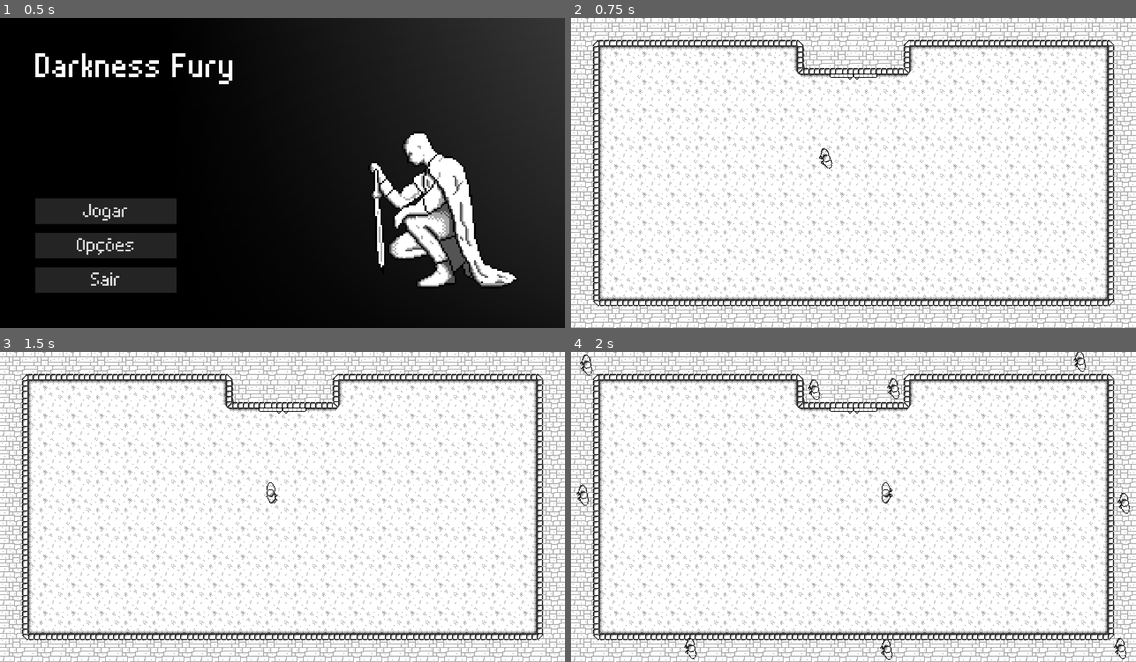
Above: before the commit, frames 1-4 (two rows, left to right).
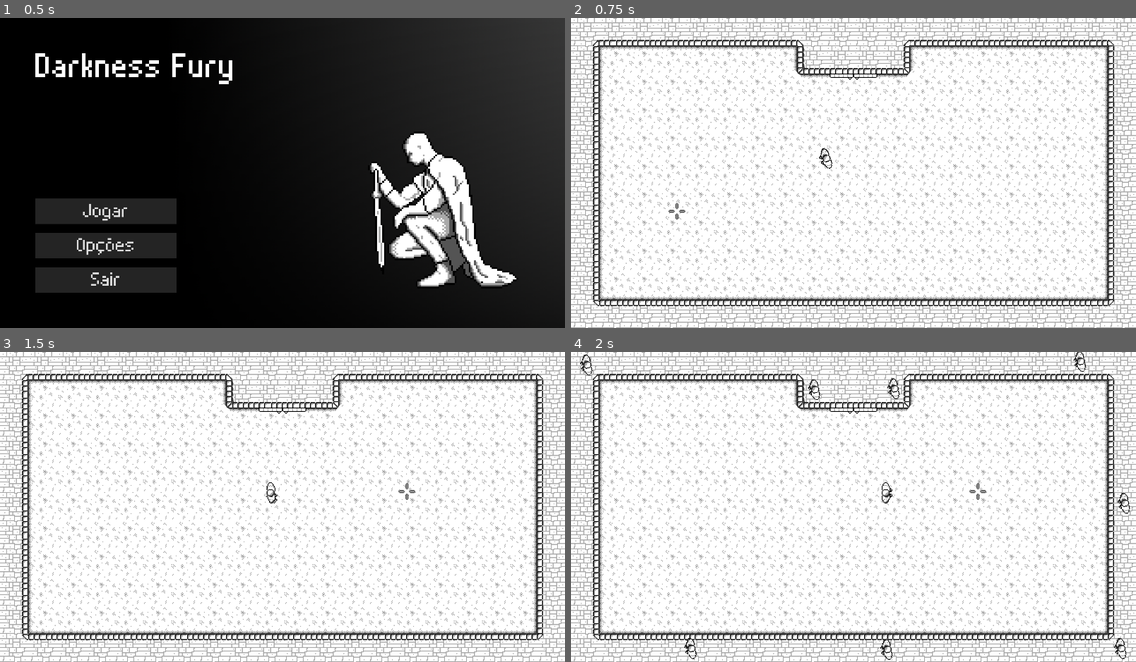
Above: after the commit, the same moments.

Repository: CarlMachado/DarknessFury
Game: Godot game, scene res://scenes/main_menu.tscn
The game is run twice, just before and just after one commit, with the same random seed, the same clock (stepped at 60 frames per second) and the same inputs.
Inputs (mouse positions are in pixels of both pictures, inside the frame that each line leads up to):
- Up to frame 1 (0.5 s): no input
- Up to frame 2 (0.75 s): click "Jogar" at 0.5 s
- Up to frame 3 (1.5 s): tap Enter at 1.25 s; move the mouse to (406, 491) at 1.27 s; hold D (ui_right) from 1.28 s (still down)
- Up to frame 4 (2 s): keep holding D (ui_right)

Frame 1 is identical in both runs. In frame 2, less than 0.1% of the frame differs, in the area x 17-21%, y 59-65%; in frame 3, less than 0.1%; in frame 4, 0.1%, in the area x 1-74%, y 42-50%.

Commit message:
correção arena spawn

Diff:
--- a/scenes/levels/arena.tscn
+++ b/scenes/levels/arena.tscn
@@ -19,7 +19,7 @@
 [node name="enemy_spawns" type="Node" parent="."]
 
 [node name="spawn_enemy0" parent="enemy_spawns" instance=ExtResource( 4 )]
-position = Vector2( 26, 326 )
+position = Vector2( 34, 30 )
 
 [node name="spawn_enemy1" parent="enemy_spawns" instance=ExtResource( 4 )]
 position = Vector2( 34, 30 )
@@ -44,3 +44,8 @@
 
 [node name="spawn_enemy8" parent="enemy_spawns" instance=ExtResource( 4 )]
 position = Vector2( 270, 674 )
+
+[node name="spawn_enemy9" parent="enemy_spawns" instance=ExtResource( 4 )]
+position = Vector2( 26, 326 )
+
+[node name="mouse_cross" parent="." instance=ExtResource( 5 )]
